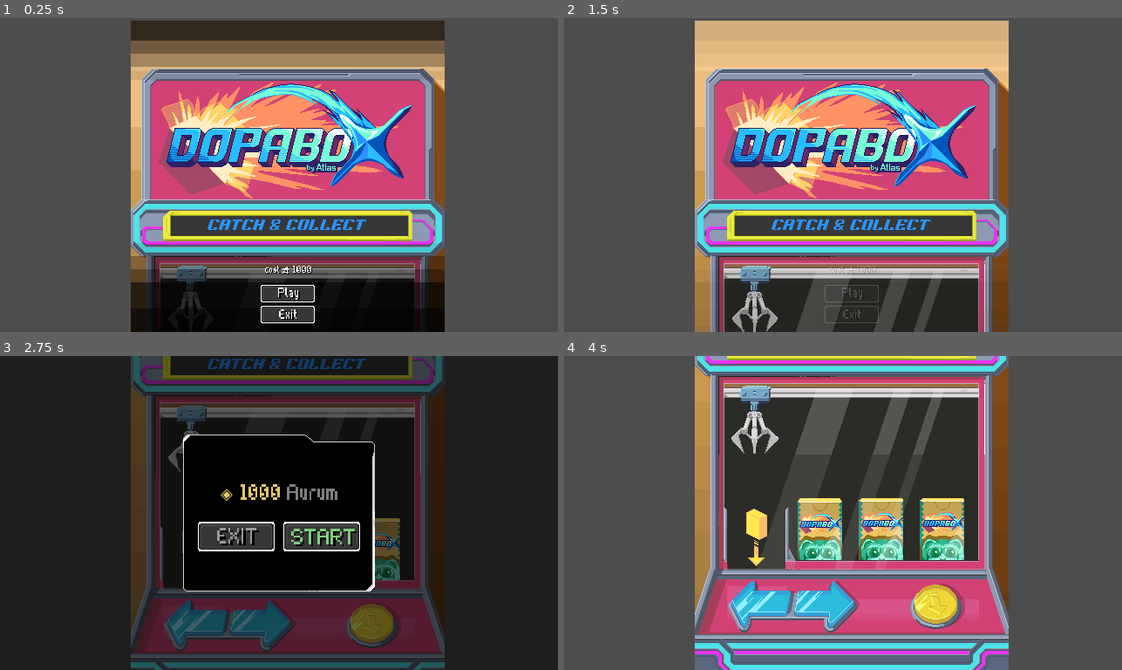
Above: before the commit, frames 1-4 (two rows, left to right).
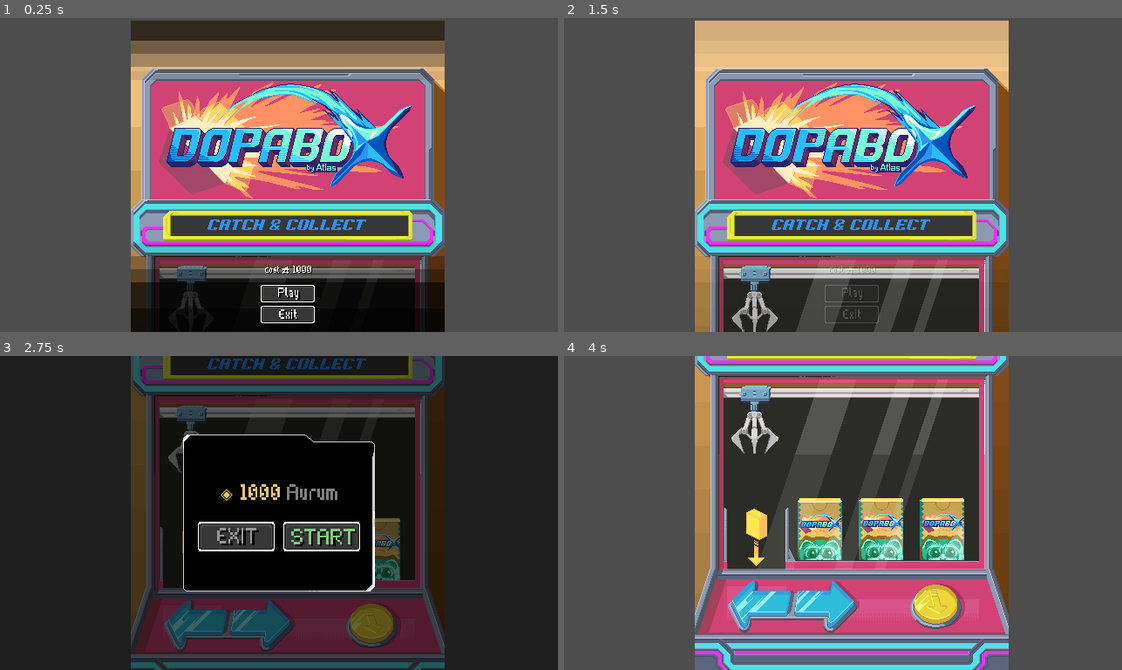
Above: after the commit, the same moments.

Repository: Sandy4j/crane_minigame
Game: Godot game, scene res://CraneMachine.tscn
The game is run twice, just before and just after one commit, with the same random seed, the same clock (stepped at 60 frames per second) and the same inputs.
Inputs (mouse positions are in pixels of both pictures, inside the frame that each line leads up to):
- Up to frame 1 (0.25 s): no input
- Up to frame 2 (1.5 s): click "Play" at 0.5 s; click "Play" at 1.25 s
- Up to frame 3 (2.75 s): move the mouse to (401, 497) at 2.02 s; hold Right (right) from 2.03 s (still down); hold Space (grab) from 2.03 s (still down)
- Up to frame 4 (4 s): release Right (right) at 2.75 s; release Space (grab) at 2.75 s; click "START" at 2.75 s; move the mouse to (731, 528) at 3.52 s; hold Left (left) from 3.53 s (still down); tap Space (grab) at 3.6 s

The runs differ from the first frame. In frame 1, 0.1% of the frame differs, in the area x 28-75%, y 78-85%; in frame 2, 0.2%; in frame 3, 0.3%; in frame 4, 0.4%, in the area x 27-75%, y 8-69%.

Commit message:
feat: add shake effect on fail

Diff:
--- a/CraneMachine.tscn
+++ b/CraneMachine.tscn
@@ -46,6 +46,7 @@
 [ext_resource type="Shader" path="res://UI/Shader/speedlines.gdshader" id="45_ej7dx"]
 [ext_resource type="Texture2D" uid="uid://bbgajjqd0ucp4" path="res://Asset/font/ui_interaction_item_bg.png" id="57_goqs6"]
 [ext_resource type="PackedScene" uid="uid://bwcn6dusc8ato" path="res://main_menu.tscn" id="62_3e5tk"]
+[ext_resource type="Script" path="res://Scripts/CameraShake.gd" id="63_shake"]
 
 [sub_resource type="Curve" id="Curve_cl54m"]
 _data = [Vector2(0, 0), 0.0, 0.0, 0, 0, Vector2(0.2, 1), 0.0, 0.0, 0, 0, Vector2(0.8, 1), 0.0, 0.0, 0, 0, Vector2(1, 0), 0.0, 0.0, 0, 0]
@@ -219,6 +220,7 @@
 
 [node name="CraneMachine" type="Node2D"]
 script = ExtResource("1_eb7fx")
+success_chance = 0.04
 
 [node name="BG" type="Sprite2D" parent="."]
 texture_filter = 1
@@ -818,6 +820,7 @@
 
 [node name="Camera2D" type="Camera2D" parent="."]
 position = Vector2(320, -70)
+script = ExtResource("63_shake")
 
 [connection signal="pressed" from="Inner/ButtonMachine/Control/LeftBtn" to="Inner/ButtonMachine/Control" method="_on_left_btn_pressed"]
 [connection signal="pressed" from="Inner/ButtonMachine/Control/RightBtn" to="Inner/ButtonMachine/Control" method="_on_right_btn_pressed"]
--- /dev/null
+++ b/Scripts/CameraShake.gd
@@ -0,0 +1,31 @@
+extends Camera2D
+class_name CameraShake
+
+@export var intensity: float = 3.0
+@export var duration: float = 0.2
+@export var steps: int = 5
+
+var _rest_offset: Vector2 = Vector2.ZERO
+var _shake_tween: Tween
+var _rng := RandomNumberGenerator.new()
+
+func _ready() -> void:
+	_rest_offset = offset
+
+func shake() -> void:
+	if _shake_tween and _shake_tween.is_valid():
+		_shake_tween.kill()
+
+	var step_duration := duration / float(steps)
+	_shake_tween = create_tween()
+
+	for i in steps:
+		var falloff := 1.0 - float(i) / float(steps)
+		var amount := intensity * falloff
+		var target := Vector2(
+			_rng.randf_range(-amount, amount),
+			_rng.randf_range(-amount, amount)
+		)
+		_shake_tween.tween_property(self, "offset", target, step_duration)
+
+	_shake_tween.tween_property(self, "offset", _rest_offset, step_duration * 0.6)
--- a/Scripts/VFXManager.gd
+++ b/Scripts/VFXManager.gd
@@ -7,6 +7,7 @@
 @onready var success_overlay: Sprite2D = $Overlay
 @onready var success_particles: GPUParticles2D = $GPUParticles2D
 @onready var failure_overlay: AnimatedSprite2D = $VFXFailure/Overlay
+@onready var _camera: CameraShake = get_tree().current_scene.get_node_or_null("Camera2D")
 
 var is_playing: bool = false
 
@@ -35,6 +36,9 @@
 
 	is_playing = true
 	AudioManager.play_sfx("fanfare_failed")
+	if _camera:
+		_camera.shake()
+		print("shake")
 	failure_overlay.visible = true
 	failure_overlay.modulate.a = 0.0
 	failure_overlay.frame = 0
Binary file changed: Asset/Crane_Game_Box_C.png
Binary file changed: Asset/Crane_Glass.png
Not shown: 1 places in CraneMachine.tscn that only renumber resources
